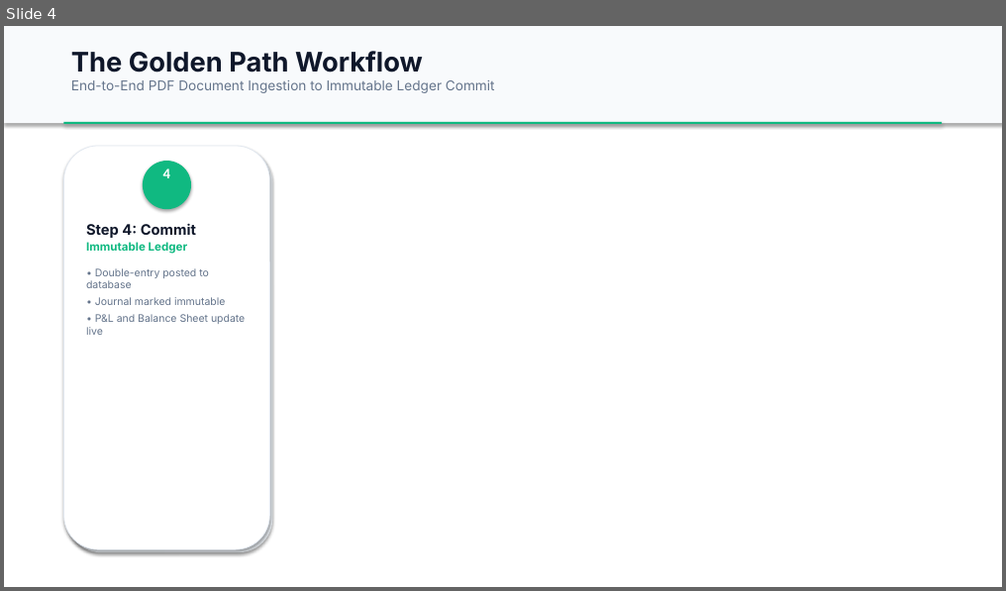
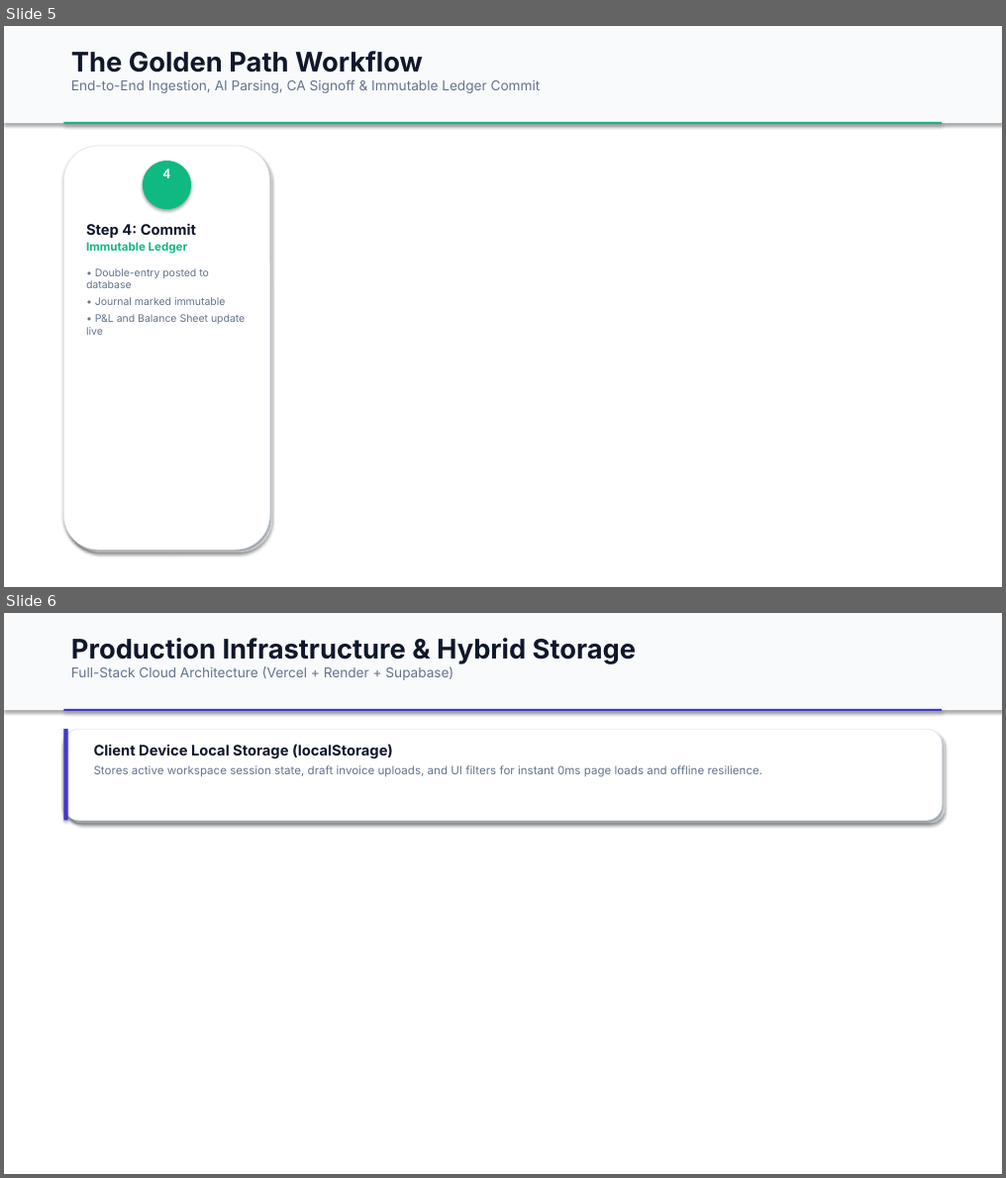
Before and after one commit to Abhitech-st/Vyapar-Mandap, a slide deck: Vyapar_Mandap_Presentation.pptx. Shown one above the other, each under a label of ours: slide 4 before the commit, slides 5 and 6 after it. The pictures are 1006x591 and 1006x1178 pixels, drawn with LibreOffice and Linux fonts; fonts in the diff are those of the drawing. Boxes give left, top, right and bottom in pixels: in the first picture for what was removed or moved away, otherwise in the second. Text is boxed around its words. In the diff, an @@ line names an element or a change of style, - is before the commit and + after.

Commit message:
docs: update presentation deck and README for OpenAI Codex architecture

```diff
--- a/Vyapar_Mandap_Presentation.pptx
+++ b/Vyapar_Mandap_Presentation.pptx
@@ slide 6 added at [4,613,1002,1174], background #FFFFFF @@
@@ rectangle added at [4,613,1002,710], fill #F8FAFC @@
@@ text added at [71,638,636,680], 13 pt, text #64748B @@
+Production Infrastructure & Hybrid Storage
+Full-Stack Cloud Architecture (Vercel + Render + Supabase)
@@ rectangle added at [63,709,943,711], fill #4338CA @@
@@ rounded rectangle added at [63,729,943,820], fill #FFFFFF, outline #E2E8F0 0.75 pt @@
@@ rectangle added at [63,729,68,820], fill #4338CA @@
@@ rounded rectangle added at [67,732,945,823], fill #EBF0F5 @@
@@ text added at [94,744,763,777], 11 pt, text #64748B @@
+Client Device Local Storage (localStorage)
+Stores active workspace session state, draft invoice uploads, and UI filters for instant 0ms page loads and offline resilience.
@@ what was slide 4 is now slide 5 @@
@@ slide 5 changed as well @@
@@ text at [71,79,541,93]: text changed @@
-End-to-End PDF Document Ingestion to Immutable Ledger Commit
+End-to-End Ingestion, AI Parsing, CA Signoff & Immutable Ledger Commit
```
Also in this commit, not shown: 5 other slides changed, 1 other slide added, 2 slides removed, 5 other files.
